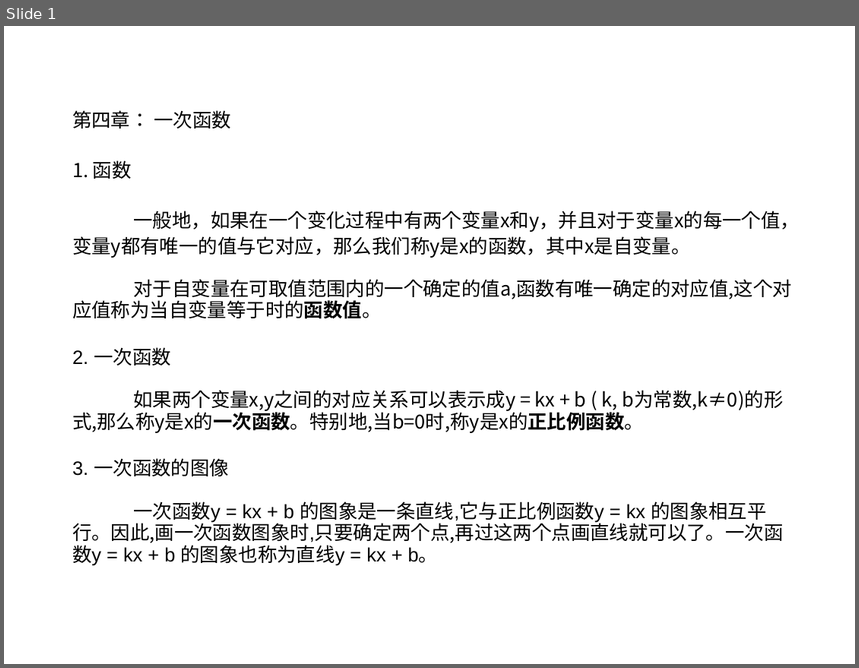
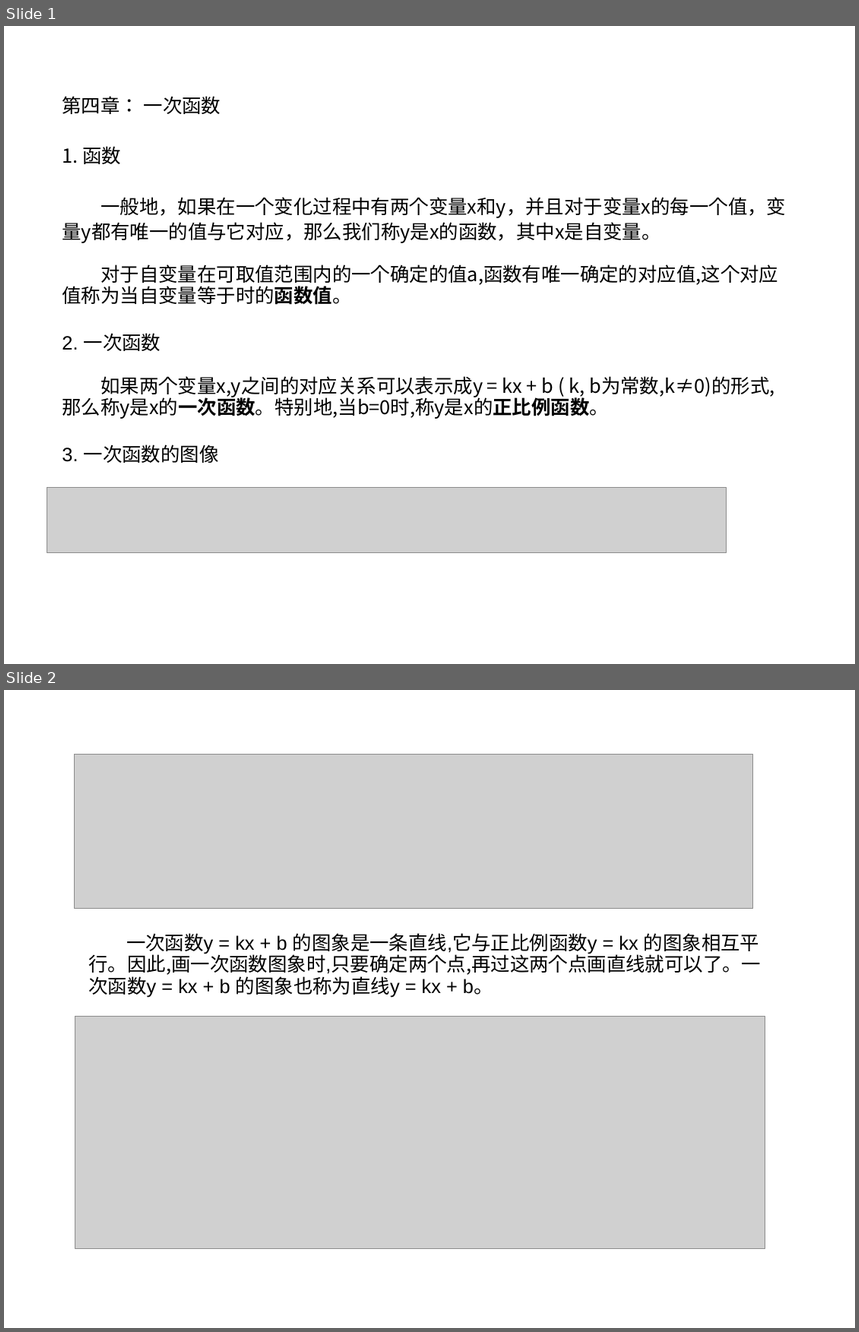
Before and after one commit to ericzhang/english-math, a slide deck: math/grade-8-上/8上数学北师大版-unit-4-一次函数.ppt. Shown one above the other, each under a label of ours: slide 1 before the commit, slides 1 and 2 after it. The pictures are 859x668 and 859x1332 pixels, drawn with LibreOffice and Linux fonts; fonts in the diff are those of the drawing; grey boxes stand for pictures. Boxes give left, top, right and bottom in pixels: in the first picture for what was removed or moved away, otherwise in the second. Text is boxed around its words. In the diff, an @@ line names an element or a change of style, - is before the commit and + after.

```diff
--- a/math/grade-8-上/8上数学北师大版-unit-4-一次函数.ppt
+++ b/math/grade-8-上/8上数学北师大版-unit-4-一次函数.ppt
@@ slide 2 added at box(4, 690, 855, 1328), background #FFFFFF @@
@@ picture added at box(74, 754, 753, 909) @@
@@ text added at box(89, 933, 762, 998), 18 pt, text #000000 @@
+一次函数y = kx + b 的图象是一条直线,它与正比例函数y = kx 的图象相互平行。因此,画一次函数图象时,只要确定两个点,再过这两个点画直线就可以了。一次函数y = kx + b 的图象也称为直线y = kx + b。
@@ picture added at box(75, 1017, 766, 1249) @@
@@ slide 1 changed as well @@
@@ text "第四章： 一次函数": place and size @@
-text "第四章： 一次函数" at box(72, 110, 800, 566)
+text "第四章： 一次函数" at box(62, 96, 786, 463)
@@ picture added at box(47, 488, 726, 553) @@
@@ text at box(72, 502, 784, 566): paragraph removed @@
-一次函数y = kx + b 的图象是一条直线,它与正比例函数y = kx 的图象相互平行。因此,画一次函数图象时,只要确定两个点,再过这两个点画直线就可以了。一次函数y = kx + b 的图象也称为直线y = kx + b。
```
Also in this commit, not shown: 9 other slides added, 34 other files.
